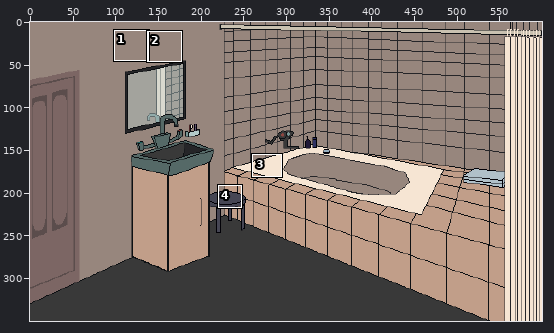
One commit to this pixel-art file: art_resources/backgrounds/bathroom.aseprite. Above, an overview of the earlier version with the close-up marked.
Close-up. Before the edit:
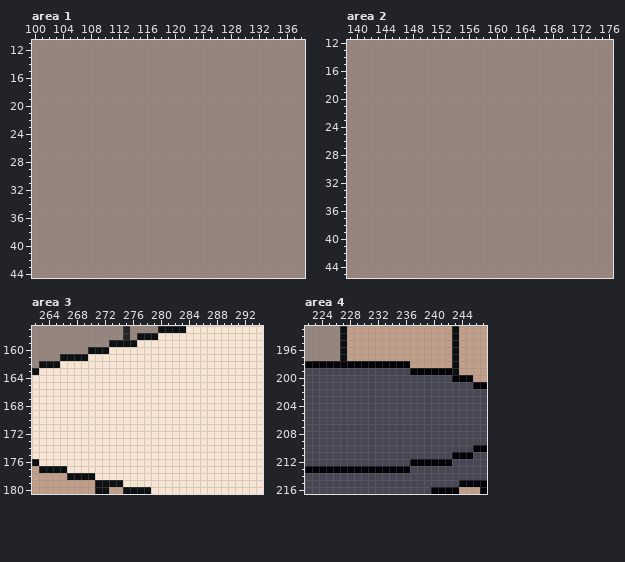
600x350 pixels, 1 frame. Colours within 5 levels of each other are drawn and written as one. Shown: area 1: x 100..138, y 11..44; area 2: x 139..176, y 12..45; area 3: x 262..294, y 157..180; area 4: x 222..247, y 193..216. The commit also changed other parts of the picture, which this record leaves out.
Once edited:
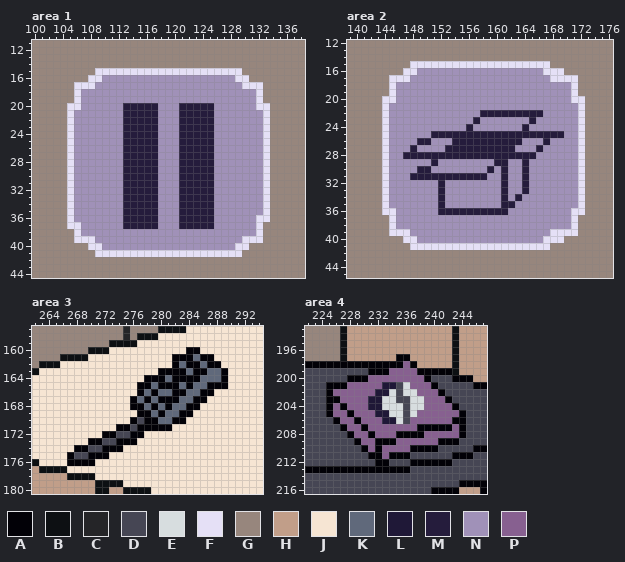
Palette (. is transparent): A #020107  B #0d1013  C #252528  D #464654  E #d7dddf  F #e5e0f6  G #97867d  H #c19e89  J #f6e5d3  K #60697b  L #1f1837  M #251c3c  N #a091b8  P #876090
Change:
layer "Расческа" added
layer "Таблетница" added
layer "Интерфейс" added
Changed rows in their new state; - is an unchanged pixel.
Area 1, layer "Интерфейс":
first column x 105:
15 ----FFFFFFFFFFFFFFFFFFFFF----
16 ---FFNNNNNNNNNNNNNNNNNNNFF---
17 -FFFNNNNNNNNNNNNNNNNNNNNNFFF-
18 -FNNNNNNNNNNNNNNNNNNNNNNNNNF-
19 -FNNNNNNNNNNNNNNNNNNNNNNNNNF-
20 FFNNNNNNMMMMMNNNMMMMMNNNNNNFF
21 FNNNNNNNMMMMMNNNMMMMMNNNNNNNF
22 FNNNNNNNMMMMMNNNMMMMMNNNNNNNF
23 FNNNNNNNMMMMMNNNMMMMMNNNNNNNF
24 FNNNNNNNMMMMMNNNMMMMMNNNNNNNF
25 FNNNNNNNMMMMMNNNMMMMMNNNNNNNF
26 FNNNNNNNMMMMMNNNMMMMMNNNNNNNF
27 FNNNNNNNMMMMMNNNMMMMMNNNNNNNF
28 FNNNNNNNMMMMMNNNMMMMMNNNNNNNF
29 FNNNNNNNMMMMMNNNMMMMMNNNNNNNF
30 FNNNNNNNMMMMMNNNMMMMMNNNNNNNF
31 FNNNNNNNMMMMMNNNMMMMMNNNNNNNF
32 FNNNNNNNMMMMMNNNMMMMMNNNNNNNF
33 FNNNNNNNMMMMMNNNMMMMMNNNNNNNF
34 FNNNNNNNMMMMMNNNMMMMMNNNNNNNF
35 FNNNNNNNMMMMMNNNMMMMMNNNNNNNF
36 FNNNNNNNMMMMMNNNMMMMMNNNNNNFF
37 FFNNNNNNMMMMMNNNMMMMMNNNNNNF-
38 -FNNNNNNNNNNNNNNNNNNNNNNNNNF-
39 -FFFNNNNNNNNNNNNNNNNNNNNNFFF-
40 ---FFNNNNNNNNNNNNNNNNNNNFF---
41 ----FFFFFFFFFFFFFFFFFFFFF----
Area 2, layer "Интерфейс":
first column x 144:
15 ----FFFFFFFFFFFFFFFFFFFF-----
16 ---FFNNNNNNNNNNNNNNNNNNFFF---
17 -FFFNNNNNNNNNNNNNNNNNNNNFFFF-
18 -FNNNNNNNNNNNNNNNNNNNNNNNNNF-
19 -FNNNNNNNNNNNNNNNNNNNNNNNNNF-
20 FFNNNNNNNNNNNNNNNNNNNNNNNNNFF
21 FNNNNNNNNNNNNNNNNNNNNNNNNNNNF
22 FNNNNNNNNNNNNNMMMMMMMMMNNNNNF
23 FNNNNNNNNNNNNMNNNNNNNMNNNNNNF
24 FNNNNNNNNNNNMNNNNNNNMNNNNNNNF
25 FNNNNNNMMMMMMMMMMMMMMMMMMMNNF
26 FNNNNMMNNNMMMMMMMMMMNNNMNNNNF
27 FNNNMNNNNMMMMMMMMMMNNNMNNNNNF
28 FNNMMMMMMMMMMMMMMMMMMMNNNNNNF
29 FNNNNNNMNNNNNNNNMMNNMNNNNNNNF
30 FNNNNMMNNNNNNNNMNMNNMNNNNNNNF
31 FNNNMMMMMMMMMMMNNMNNMNNNNNNNF
32 FNNNNNNNMNNNNNNNNMNNMNNNNNNNF
33 FNNNNNNNMNNNNNNNNMNNMNNNNNNNF
34 FNNNNNNNMNNNNNNNNMNMNNNNNNNNF
35 FNNNNNNNMNNNNNNNNMMNNNNNNNNNF
36 FFNNNNNNMMMMMMMMMMNNNNNNNNNFF
37 -FNNNNNNNNNNNNNNNNNNNNNNNNNF-
38 -FNNNNNNNNNNNNNNNNNNNNNNNNNF-
39 -FFFNNNNNNNNNNNNNNNNNNNNFFFF-
40 ---FFNNNNNNNNNNNNNNNNNNFFF---
41 ----FFFFFFFFFFFFFFFFFFFF-----
Area 3, layer "Расческа":
first column x 267:
160 -----------------AA----
161 ---------------AAAKAA--
162 ---------------AKAAKAA-
163 -------------AAAAKAAKKA
164 -----------AAAKAAAAKKKA
165 ----------AAKAAAKAKKAAA
166 ----------AKAKKAAKKAA--
167 ---------AKAKAAAKKAA---
168 ---------AAKAKAKKAA----
169 ----------AAKAKKAA-----
170 ---------ADAAKKAA------
171 -------AADAAAAA--------
172 -----AADDAA------------
173 ---AADDAAA-------------
174 -AADDAAA---------------
175 ADDAAA-----------------
176 AAAA-------------------
Area 4, layer "Таблетница":
first column x 225:
197 ----------AA--------
198 -----------PA-------
199 ------AAAPPPP-------
200 ---AAAPPPPPPPPA-----
201 AAAPPPPPLL-EPPPA----
202 APPPPPPLLE-EEPPPA---
203 AAPPPPLLEE--EEPPPA--
204 APAPPPLLEEE-EEPPPPA-
205 APPAPPPLLEE-EPPPPPPA
206 -APPAPPPLLE-PPPPPPAA
207 --APPAPPPPPPPAAAAAPA
208 ---APPAPPPAAAAPPPPPA
209 ----APPAAAPPPPPPAAA-
210 -----APAPPPPAAAA----
211 ------AAPAAA--------
212 -------AA-----------
Boxes around the changes in both close-ups, in picture pixels (x1, y1, x2, y2):
changed: (67, 68, 270, 257)
changed: (382, 61, 585, 250)
changed: (67, 347, 228, 466)
changed: (326, 354, 466, 466)
